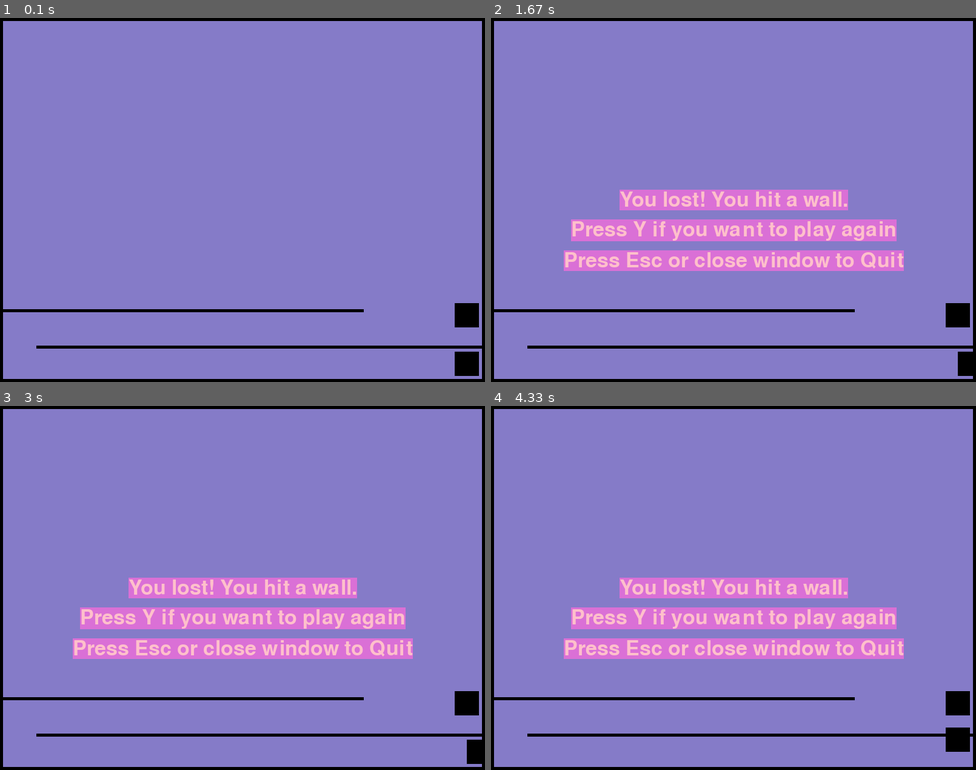
Above: before the commit, frames 1-4 (two rows, left to right).
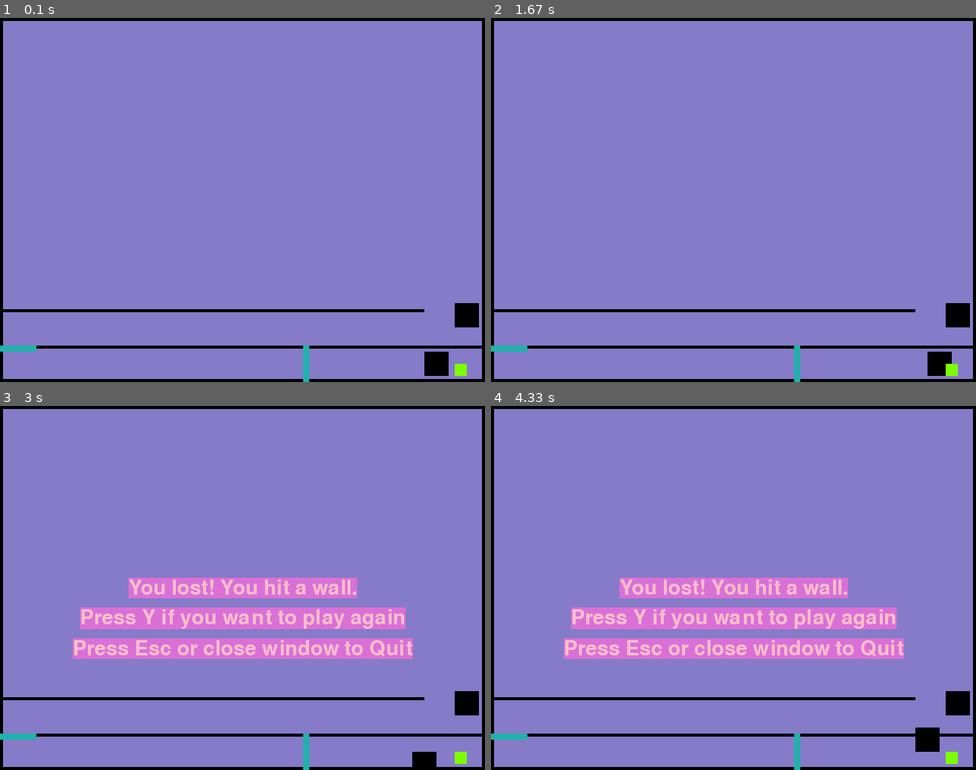
Above: after the commit, the same moments.

Repository: lachlanin4/CapstoneProject3-maze
Game: pygame game, started from MazeGame/gameEngine.py
The game is run twice, just before and just after one commit, with the same random seed, the same clock (stepped at 60 frames per second) and the same inputs.
Inputs:
- Up to frame 1 (0.1 s): no input
- Up to frame 2 (1.67 s): hold Right 0.33-0.8 s; hold Up 0.83-1.13 s; tap Y at 1.17 s; hold Right from 1.5 s (still down)
- Up to frame 3 (3 s): release Right at 1.97 s; hold Left 2-2.53 s; hold Down 2.57-2.87 s
- Up to frame 4 (4.33 s): tap Y at 3.33 s; hold Up 3.83-4.2 s; hold Y from 4.23 s (still down); hold Right from 4.23 s (still down)

The runs differ from the first frame. In frame 1, 1.0% of the frame differs, in the area x 0-99%, y 80-100%; in frame 2, 12%, in the area x 0-100%, y 47-100%; in frame 3, 0.9%; in frame 4, 1.0%.

Commit message:
Added locked doors and buttons

Diff:
--- a/MazeGame/gameEngine.py
+++ b/MazeGame/gameEngine.py
@@ -23,11 +23,15 @@
 )
 
 from gameEntity import Game_Entity, Player, Wall,Exit, all_entities_group, walls_group,Maze,exit_group
+from gameEntity import locked_door_group,Locked_Door,Button,button_group
 
 class Game_Engine:
     def __init__(self) -> None:
         pass
 
+    def handling_user_input(self):
+        pass
+
     pass
 
 
@@ -38,7 +42,7 @@
 screen=pygame.display.set_mode((SCREEN_WIDTH,SCREEN_HEIGHT))
 screen.fill((133,123,200)) #Fill the screen first because it will fill over everything else
 
-PLAYER_X =750
+PLAYER_X =700
 PLAYER_Y=550
 PLAYER_HEIGHT = 40
 PLAYER_WIDTH= 40
@@ -49,6 +53,7 @@
 #font = pygame.font.Font(get_default_font(),32)
 myfont = pygame.font.SysFont(None,50)
 moves = 0
+pressed_button = False
 
 running =True
 while running:
@@ -75,6 +80,9 @@
     player.draw_player()
     Exit(SCREEN_WIDTH-50,SCREEN_HEIGHT-130,40,40).add_exit()
     Maze(SCREEN_WIDTH,SCREEN_HEIGHT).add_maze1()
+    Button(750,SCREEN_HEIGHT-30,20,20).add_button()
+    Locked_Door(0,540,60,10).add_locked_door()
+    Locked_Door(500,SCREEN_HEIGHT-60,10,60).add_locked_door()
 
     pygame.display.update()
     if pygame.sprite.spritecollideany(player,walls_group): #After moving checks if player and walls have collided and if so ends games
@@ -102,7 +110,7 @@
                     # pygame.display.flip()
                     # time.sleep(1)
                     player.y=550
-                    player.x=750
+                    player.x=700
                 elif event.key ==K_ESCAPE:
                     running=False
             elif event.type==QUIT:
@@ -308,3 +316,42 @@
                                         running=False
                                 elif event.type==QUIT:
                                     running=False
+    if pygame.sprite.spritecollideany(player,button_group):
+        pressed_button =True
+        # locked_door.colour = (133,123,200)
+        # screen.blit(locked_door.surf, locked_door.rect)
+        # pygame.display.update()
+
+    if pygame.sprite.spritecollideany(player,locked_door_group):
+        if pressed_button==True:
+            pass
+        elif pressed_button==False:
+            player.kill()
+            #Rendering text if you lose
+            text = myfont.render('You shall not pass! (unless you press the button)', True, PINK, ORCHID)
+            textRect = text.get_rect(center =(SCREEN_WIDTH / 2, SCREEN_HEIGHT / 2))
+            screen.blit(text, textRect)
+            text1 = myfont.render('Press Y if you want to play this level again', True, PINK, ORCHID)
+            text1Rect = text1.get_rect(center =(SCREEN_WIDTH / 2, (SCREEN_HEIGHT / 2)+50))
+            screen.blit(text1, text1Rect)
+            text2 = myfont.render('Press Esc or close window to Quit', True, PINK, ORCHID)
+            text2Rect = text2.get_rect(center =(SCREEN_WIDTH / 2, (SCREEN_HEIGHT / 2)+100))
+            screen.blit(text2, text2Rect)
+            pygame.display.flip()
+            time.sleep(0.5)
+            player.moves=0
+            #running=False
+            for event in pygame.event.get():
+                if event.type==KEYDOWN:
+                    if event.key == K_y:
+                        # text = myfont.render('Good Choice back to the start!', True, PINK, ORCHID)
+                        # textRect = text.get_rect(center =(SCREEN_WIDTH / 2, SCREEN_HEIGHT / 2)) #Not sure how to get rid of all the text without lots of code
+                        # screen.blit(text, textRect)
+                        # pygame.display.flip()
+                        # time.sleep(1)
+                        player.y=550
+                        player.x=700
+                    elif event.key ==K_ESCAPE:
+                        running=False
+                elif event.type==QUIT:
+                    running=False
--- a/MazeGame/gameEntity.py
+++ b/MazeGame/gameEntity.py
@@ -77,14 +77,9 @@
 
     def add_wall(self):
         #new_wall = pygame.draw.rect(screen,ORCHID,(self.x,self.y,self.width,self.height))
-        #new_wall
-        #new_wall=pygame.Surface((self.width,self.height))
-
         screen.blit(self.surf, self.rect)
         walls_group.add(self) #Does self in parameters add this Wall() to sprite group
-        #To make sure this gets drawn on do I need to display.update()?
         Game_Entity.add_new_entity(self) #Does this add to game entites?
-        #ADDWALL =pygame.USEREVENT +1 #Pygame internally defines events as integers and the last one is USERVENT, so +1 to that will make the event number unique
 
     #Add methods to add vertical walls and horizontal walls
 
@@ -102,15 +97,13 @@
         self.rect = self.surf.get_rect(topleft=(self.x,self.y))
 
     def add_exit(self):
-        #self.rect=self.surf.get_rect(topleft=(self.x,self.y))
         screen.blit(self.surf, self.rect)
         exit_group.add(self)
         Game_Entity.add_new_entity(self)
 
-key_group = pygame.sprite.Group()
-class Key(Game_Entity):
-     #Tell player they have won
-     #Add method to tell player they have won - when their sprites collide player has won
+button_group = pygame.sprite.Group()
+
+class Button(Game_Entity):
     def __init__(self,x,y,width,height):
         super().__init__()
         self.x = x
@@ -118,15 +111,33 @@
         self.width=width
         self.height=height
         self.surf = pygame.Surface((self.width,self.height))
-        self.rect = self.surf.get_rect(topleft=(self.x,self.y))
-
-    def add_key(self):
-        #self.rect=self.surf.get_rect(topleft=(self.x,self.y))
-        screen.blit(self.surf, self.rect)
-        key_group.add(self)
+        self.colour =(124,252,0)
+        self.surf.fill(self.colour)
+        self.rect = self.surf.get_rect(topleft=(self.x,self.y))
+
+    def add_button(self):
+        screen.blit(self.surf, self.rect)
+        button_group.add(self)
         Game_Entity.add_new_entity(self)
 
-
+locked_door_group = pygame.sprite.Group()
+
+class Locked_Door(Game_Entity):
+    def __init__(self,x,y,width,height):
+        super().__init__()
+        self.x = x
+        self.y=y
+        self.width=width
+        self.height=height
+        self.colour = (32,178,170)
+        self.surf = pygame.Surface((self.width,self.height))
+        self.surf.fill(self.colour)
+        self.rect = self.surf.get_rect(topleft=(self.x,self.y))
+
+    def add_locked_door(self):
+        screen.blit(self.surf, self.rect)
+        locked_door_group.add(self)
+        Game_Entity.add_new_entity(self)
 
 
 
@@ -151,7 +162,7 @@
 
         #Horizontal Wall
         Wall(60,540,760,5).add_wall()
-        Wall(0,540-60,600,5).add_wall()
+        Wall(0,540-60,700,5).add_wall()
         #Wall()
     def add_maze2(self):
         #Generate maze outline
@@ -236,12 +247,6 @@
         Wall(450,SCREEN_HEIGHT-180,5,60).add_wall()
 
 
-
-
-
-
-
-
         #method to display maze
         #This will be lots of Wall(x,y,width,height).add_wall() instances
 
